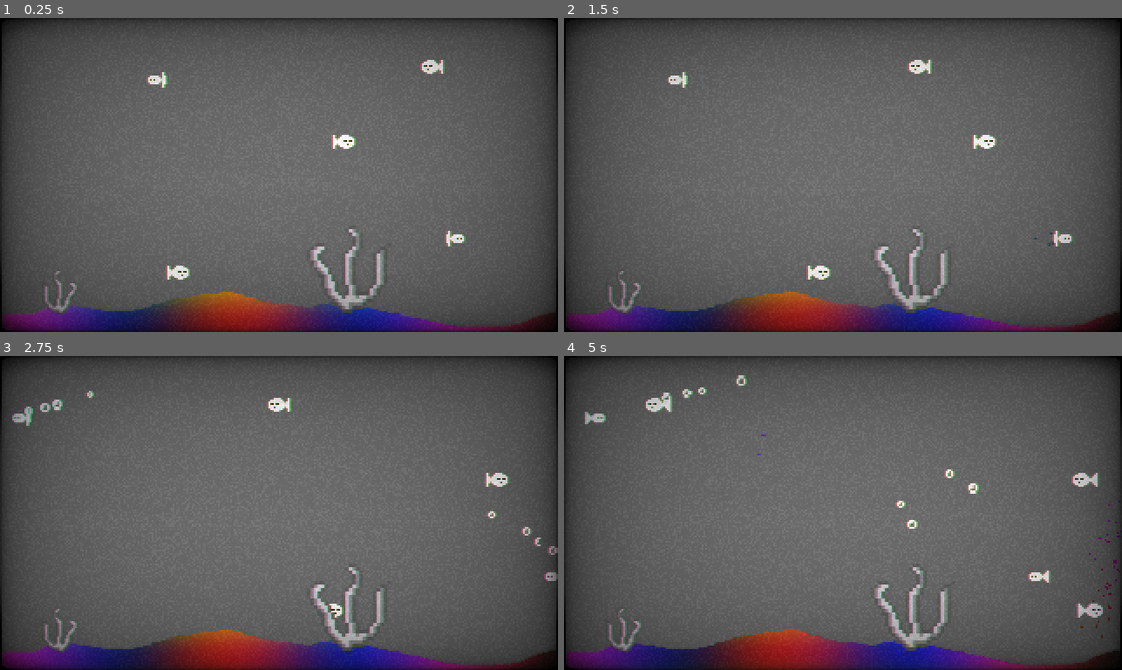
Above: before the commit, frames 1-4 (two rows, left to right).
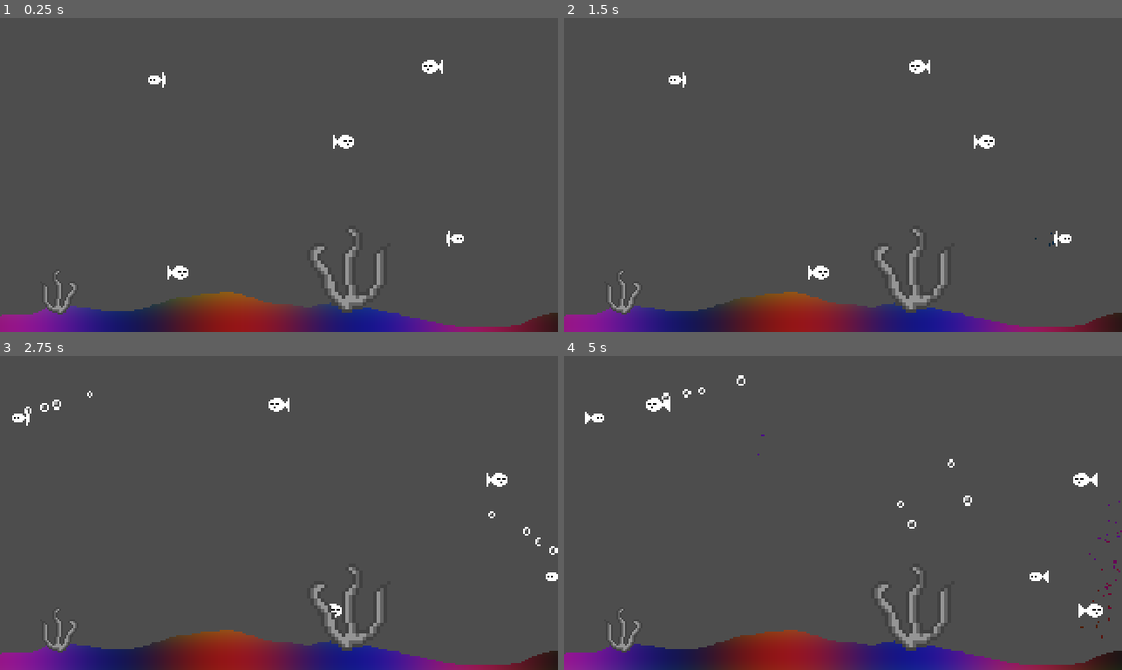
Above: after the commit, the same moments.

Repository: Source-6/Aquarium
Game: Godot game, scene res://node_2d.tscn
Two runs of this game, one before a commit and one after it. Both use one fixed random seed, a clock stepped at 60 frames per second and the inputs below.
Inputs (mouse positions are in pixels of both pictures, inside the frame that each line leads up to):
- Up to frame 1 (0.25 s): no input
- Up to frame 2 (1.5 s): click (843, 175) at 0.6 s; move the mouse to (1049, 240) at 1.27 s; right-click (1049, 240) at 1.35 s
- Up to frame 3 (2.75 s): click (485, 578) at 1.55 s; move the mouse to (100, 418) at 2.02 s; click (100, 418) at 2.1 s
- Up to frame 4 (5 s): move the mouse to (893, 610) at 2.77 s; click (893, 610) at 2.85 s; move the mouse to (1105, 478) at 3.52 s; hold Right mouse button (feed) 3.53-4.28 s; click (1105, 478) at 3.8 s; move the mouse to (753, 406) at 4.27 s; click (753, 406) at 4.35 s

The runs differ from the first frame. In frame 1, 32% of the frame differs, in the area x 0-100%, y 0-100%; in frame 2, 32%; in frame 3, 33%; in frame 4, 33%.

Commit message:
added sounds fx (knock and bubbles

Diff:
--- a/canvas_layer.gd
+++ b/canvas_layer.gd
@@ -2,6 +2,7 @@
 @onready var collision_shape_2d: CollisionShape2D = $Area2D/CollisionShape2D
 @onready var area_2d: Area2D = $Area2D
 @onready var cpu_particles_2d: CPUParticles2D = $Area2D/CPUParticles2D
+@onready var audioKnock: AudioStreamPlayer2D = $AudioStreamPlayer2D
 
 
 var mousePos
@@ -22,6 +23,8 @@
 	if Input.is_action_pressed("feed") :
 		cpu_particles_2d.emitting = true
 		cpu_particles_2d.position = collision_shape_2d.get_global_mouse_position()
+	if Input.is_action_just_pressed("moveSomething"):
+		audioKnock.play()
 
 
 	if Input.is_action_just_released("feed"):
--- /dev/null
+++ b/default_bus_layout.tres
@@ -0,0 +1,15 @@
+[gd_resource type="AudioBusLayout" format=3 uid="uid://dmp6ca7cnjwrt"]
+
+[resource]
+bus/1/name = &"bubbles"
+bus/1/solo = false
+bus/1/mute = false
+bus/1/bypass_fx = false
+bus/1/volume_db = 0.0
+bus/1/send = &"Master"
+bus/2/name = &"knock"
+bus/2/solo = false
+bus/2/mute = false
+bus/2/bypass_fx = false
+bus/2/volume_db = 0.0694828
+bus/2/send = &"Master"
--- a/fishbehavior.gd
+++ b/fishbehavior.gd
@@ -4,6 +4,7 @@
 @onready var fishVisual: AnimatedSprite2D = $FishVisual
 @onready var medium_fish: Fish = $"."
 @onready var cpu_particles_2d: CPUParticles2D = $CPUParticles2D
+@onready var audioBubbles: AudioStreamPlayer2D = $AudioStreamPlayer2D
 
 
 
@@ -40,6 +41,7 @@
 		linear_velocity += Vector2(impulse*5,0)
 		cpu_particles_2d.emitting = true
 		alreadyPressed = true
+		audioBubbles.play()
 	elif Input.is_action_just_released("moveSomething") && alreadyPressed:
 		alreadyPressed = false
 
--- a/node_2d.tscn
+++ b/node_2d.tscn
@@ -8,7 +8,13 @@
 [ext_resource type="Shader" uid="uid://j2jmuqesukm7" path="res://shader/groundShader.gdshader" id="3_4d7sh"]
 [ext_resource type="Texture2D" uid="uid://kyxorsmmnhiv" path="res://assets/midgroundAquarium.png" id="3_rj586"]
 [ext_resource type="PackedScene" uid="uid://cmegqgjmby1qs" path="res://scenes_object/seaweed.tscn" id="4_0hol4"]
+[ext_resource type="AudioStream" uid="uid://blt36xpje2efd" path="res://assets/Sounds/knock1.wav" id="4_d2bti"]
 [ext_resource type="PackedScene" uid="uid://c5nef0gc22vo" path="res://scenes_object/BigSeaweed.tscn" id="5_q6r6c"]
+[ext_resource type="AudioStream" uid="uid://dra5d3yblaflh" path="res://assets/Sounds/knock2.wav" id="5_ta5nu"]
+[ext_resource type="AudioStream" uid="uid://6o13f3j6td1" path="res://assets/Sounds/knock3.wav" id="6_flf07"]
+[ext_resource type="AudioStream" uid="uid://b2n8w0wateb4u" path="res://assets/Sounds/knock4.wav" id="7_k73cj"]
+[ext_resource type="AudioStream" uid="uid://dt383v5gu600j" path="res://assets/Sounds/knock5.wav" id="8_rjqkl"]
+[ext_resource type="AudioStream" uid="uid://do2cxdkm31u8s" path="res://assets/Sounds/knock6.wav" id="9_fs4d3"]
 
 [sub_resource type="ShaderMaterial" id="ShaderMaterial_ir8iy"]
 shader = ExtResource("3_4d7sh")
@@ -26,6 +32,15 @@
 metadata/_snap_enabled = true
 metadata/_snap_count = 100
 
+[sub_resource type="AudioStreamRandomizer" id="AudioStreamRandomizer_7vxoj"]
+streams_count = 6
+stream_0/stream = ExtResource("4_d2bti")
+stream_1/stream = ExtResource("5_ta5nu")
+stream_2/stream = ExtResource("6_flf07")
+stream_3/stream = ExtResource("7_k73cj")
+stream_4/stream = ExtResource("8_rjqkl")
+stream_5/stream = ExtResource("9_fs4d3")
+
 [sub_resource type="ShaderMaterial" id="ShaderMaterial_hqns4"]
 shader = ExtResource("2_4d7sh")
 shader_parameter/overlay = false
@@ -42,7 +57,7 @@
 shader_parameter/noise_opacity = 0.010000000475
 shader_parameter/noise_speed = 5.0
 shader_parameter/static_noise_intensity = 0.06
-shader_parameter/aberration = 0.010000047974999982
+shader_parameter/aberration = 0.01000004797499998
 shader_parameter/brightness = 1.4
 shader_parameter/discolor = false
 shader_parameter/warp_amount = 0.02000000095
@@ -61,6 +76,7 @@
 offset_right = 40.0
 offset_bottom = 40.0
 texture = ExtResource("3_rj586")
+metadata/_edit_use_anchors_ = true
 
 [node name="Area2D" type="Area2D" parent="CanvasLayer"]
 
@@ -92,6 +108,11 @@
 color = Color(0.5019608, 0.2509804, 0.5294118, 1)
 color_ramp = SubResource("Gradient_d21ai")
 
+[node name="AudioStreamPlayer2D" type="AudioStreamPlayer2D" parent="CanvasLayer"]
+stream = SubResource("AudioStreamRandomizer_7vxoj")
+volume_db = -10.0
+bus = &"knock"
+
 [node name="SmallFish" parent="." instance=ExtResource("2_epypp")]
 position = Vector2(254, 127)
 
@@ -100,15 +121,12 @@
 
 [node name="MediumFish" parent="." instance=ExtResource("2_0e48y")]
 position = Vector2(93, 146)
-alreadyPressed = false
 
 [node name="MediumFish2" parent="." instance=ExtResource("2_0e48y")]
 position = Vector2(188, 71)
-alreadyPressed = false
 
 [node name="MediumFish3" parent="." instance=ExtResource("2_0e48y")]
 position = Vector2(257, 28)
-alreadyPressed = false
 
 [node name="Seaweed" parent="." instance=ExtResource("4_0hol4")]
 position = Vector2(37, 155)
@@ -117,6 +135,7 @@
 position = Vector2(202, 139)
 
 [node name="TextureRect" type="TextureRect" parent="."]
+visible = false
 material = SubResource("ShaderMaterial_hqns4")
 anchors_preset = 15
 anchor_right = 1.0
--- a/scenes_object/BigSeaweed.tscn
+++ b/scenes_object/BigSeaweed.tscn
@@ -1,9 +1,10 @@
-[gd_scene load_steps=8 format=3 uid="uid://c5nef0gc22vo"]
+[gd_scene load_steps=10 format=3 uid="uid://c5nef0gc22vo"]
 
 [ext_resource type="Script" uid="uid://dybsuhxrifxme" path="res://seaweed.gd" id="1_jkn2i"]
 [ext_resource type="Texture2D" uid="uid://cfeaunlqtau7f" path="res://assets/bigSeaweed_0001.png" id="2_jkn2i"]
 [ext_resource type="Texture2D" uid="uid://bfxnhu3jynrrf" path="res://assets/bigSeaweed_0002.png" id="3_01g7u"]
 [ext_resource type="Texture2D" uid="uid://bgse2k7e5j5rt" path="res://assets/bubble.png" id="4_401mn"]
+[ext_resource type="AudioStream" uid="uid://bmt73k3xdokql" path="res://assets/Sounds/bubbles.wav" id="5_01g7u"]
 
 [sub_resource type="RectangleShape2D" id="RectangleShape2D_d21ai"]
 
@@ -24,6 +25,11 @@
 [sub_resource type="AtlasTexture" id="AtlasTexture_rj586"]
 atlas = ExtResource("4_401mn")
 region = Rect2(4.750576, 4.6628532, 4.6147957, 5.0343246)
+
+[sub_resource type="AudioStreamRandomizer" id="AudioStreamRandomizer_ifl35"]
+random_pitch = 1.5
+streams_count = 1
+stream_0/stream = ExtResource("5_01g7u")
 
 [node name="Seaweed" type="Area2D"]
 script = ExtResource("1_jkn2i")
@@ -55,5 +61,9 @@
 tangential_accel_max = 50.0
 scale_amount_max = 1.5
 
+[node name="AudioStreamPlayer2D" type="AudioStreamPlayer2D" parent="."]
+stream = SubResource("AudioStreamRandomizer_ifl35")
+pitch_scale = 0.6
+
 [connection signal="input_event" from="." to="." method="_on_input_event"]
 [connection signal="timeout" from="Timer" to="." method="_on_timer_timeout"]
--- a/scenes_object/fish_rigidbody.tscn
+++ b/scenes_object/fish_rigidbody.tscn
@@ -1,9 +1,10 @@
-[gd_scene load_steps=9 format=3 uid="uid://bvoph2p8t4tdl"]
+[gd_scene load_steps=11 format=3 uid="uid://bvoph2p8t4tdl"]
 
 [ext_resource type="Script" uid="uid://doi5r8353r6w3" path="res://fishbehavior.gd" id="1_ua60t"]
 [ext_resource type="Texture2D" uid="uid://cqeayh8jiejgs" path="res://assets/fishAnim_0001.png" id="2_h40vn"]
 [ext_resource type="Texture2D" uid="uid://8dlrudumgt50" path="res://assets/fishAnim_0002.png" id="3_xgbb6"]
 [ext_resource type="Texture2D" uid="uid://bgse2k7e5j5rt" path="res://assets/bubble.png" id="4_xgbb6"]
+[ext_resource type="AudioStream" uid="uid://bmt73k3xdokql" path="res://assets/Sounds/bubbles.wav" id="5_8jh4s"]
 
 [sub_resource type="PhysicsMaterial" id="PhysicsMaterial_epypp"]
 friction = 0.0
@@ -27,6 +28,11 @@
 [sub_resource type="AtlasTexture" id="AtlasTexture_xgbb6"]
 atlas = ExtResource("4_xgbb6")
 region = Rect2(4.750576, 4.6628532, 4.6147957, 5.0343246)
+
+[sub_resource type="AudioStreamRandomizer" id="AudioStreamRandomizer_8jh4s"]
+random_pitch = 1.2
+streams_count = 1
+stream_0/stream = ExtResource("5_8jh4s")
 
 [node name="MediumFish" type="RigidBody2D"]
 collision_mask = 0
@@ -65,5 +71,9 @@
 tangential_accel_max = 50.0
 scale_amount_max = 1.5
 
+[node name="AudioStreamPlayer2D" type="AudioStreamPlayer2D" parent="."]
+stream = SubResource("AudioStreamRandomizer_8jh4s")
+bus = &"bubbles"
+
 [connection signal="input_event" from="." to="." method="_on_rigid_body_2d_input_event"]
 [connection signal="screen_exited" from="FishVisual/VisibleOnScreenNotifier2D" to="." method="_on_visible_on_screen_notifier_2d_screen_exited"]
--- a/scenes_object/seaweed.tscn
+++ b/scenes_object/seaweed.tscn
@@ -1,9 +1,10 @@
-[gd_scene load_steps=8 format=3 uid="uid://cmegqgjmby1qs"]
+[gd_scene load_steps=10 format=3 uid="uid://cmegqgjmby1qs"]
 
 [ext_resource type="Script" uid="uid://dybsuhxrifxme" path="res://seaweed.gd" id="1_6e0ne"]
 [ext_resource type="Texture2D" uid="uid://dt5n4axq3sbhd" path="res://assets/algue_0001.png" id="2_6e0ne"]
 [ext_resource type="Texture2D" uid="uid://h70p171xphf1" path="res://assets/algue_0002.png" id="3_qebxa"]
 [ext_resource type="Texture2D" uid="uid://bgse2k7e5j5rt" path="res://assets/bubble.png" id="4_im7ec"]
+[ext_resource type="AudioStream" uid="uid://bmt73k3xdokql" path="res://assets/Sounds/bubbles.wav" id="5_qebxa"]
 
 [sub_resource type="RectangleShape2D" id="RectangleShape2D_d21ai"]
 
@@ -24,6 +25,11 @@
 [sub_resource type="AtlasTexture" id="AtlasTexture_rj586"]
 atlas = ExtResource("4_im7ec")
 region = Rect2(4.750576, 4.6628532, 4.6147957, 5.0343246)
+
+[sub_resource type="AudioStreamRandomizer" id="AudioStreamRandomizer_qebxa"]
+random_pitch = 1.5
+streams_count = 1
+stream_0/stream = ExtResource("5_qebxa")
 
 [node name="Seaweed" type="Area2D"]
 script = ExtResource("1_6e0ne")
@@ -55,5 +61,10 @@
 tangential_accel_max = 50.0
 scale_amount_max = 1.5
 
+[node name="AudioStreamPlayer2D" type="AudioStreamPlayer2D" parent="."]
+stream = SubResource("AudioStreamRandomizer_qebxa")
+pitch_scale = 0.6
+bus = &"bubbles"
+
 [connection signal="input_event" from="." to="." method="_on_input_event"]
 [connection signal="timeout" from="Timer" to="." method="_on_timer_timeout"]
--- a/scenes_object/small_fish.tscn
+++ b/scenes_object/small_fish.tscn
@@ -1,9 +1,10 @@
-[gd_scene load_steps=9 format=3 uid="uid://cv5w0leu4whay"]
+[gd_scene load_steps=11 format=3 uid="uid://cv5w0leu4whay"]
 
 [ext_resource type="Script" uid="uid://o8g5f11asuvb" path="res://rigid_body_2d_4.gd" id="1_0m5o2"]
 [ext_resource type="Texture2D" uid="uid://hor4hfdjq5jm" path="res://assets/fishsmallAnim_0001.png" id="2_4baht"]
 [ext_resource type="Texture2D" uid="uid://cbh85bbdw2oes" path="res://assets/fishsmallAnim_0002.png" id="3_oh2b1"]
 [ext_resource type="Texture2D" uid="uid://bgse2k7e5j5rt" path="res://assets/bubble.png" id="4_4baht"]
+[ext_resource type="AudioStream" uid="uid://bmt73k3xdokql" path="res://assets/Sounds/bubbles.wav" id="5_oh2b1"]
 
 [sub_resource type="PhysicsMaterial" id="PhysicsMaterial_kdubu"]
 
@@ -26,6 +27,11 @@
 [sub_resource type="AtlasTexture" id="AtlasTexture_oh2b1"]
 atlas = ExtResource("4_4baht")
 region = Rect2(4.750576, 4.6628532, 4.6147957, 5.0343246)
+
+[sub_resource type="AudioStreamRandomizer" id="AudioStreamRandomizer_oh2b1"]
+random_pitch = 1.2
+streams_count = 1
+stream_0/stream = ExtResource("5_oh2b1")
 
 [node name="SmallFish" type="RigidBody2D"]
 collision_mask = 0
@@ -65,5 +71,9 @@
 tangential_accel_max = 50.0
 scale_amount_max = 1.5
 
+[node name="AudioStreamPlayer2D" type="AudioStreamPlayer2D" parent="."]
+stream = SubResource("AudioStreamRandomizer_oh2b1")
+bus = &"bubbles"
+
 [connection signal="input_event" from="." to="." method="_on_rigid_body_2d_input_event"]
 [connection signal="screen_exited" from="FishVisual/VisibleOnScreenNotifier2D" to="." method="_on_visible_on_screen_notifier_2d_screen_exited"]
--- a/seaweed.gd
+++ b/seaweed.gd
@@ -3,6 +3,7 @@
 @onready var animated_sprite_2d: AnimatedSprite2D = $AnimatedSprite2D
 @onready var timer: Timer = $Timer
 @onready var cpu_particles_2d: CPUParticles2D = $CPUParticles2D
+@onready var audioBubblesSeaweed: AudioStreamPlayer2D = $AudioStreamPlayer2D
 
 
 # Called when the node enters the scene tree for the first time.
@@ -20,6 +21,7 @@
 		animated_sprite_2d.play()
 		timer.start(1)
 		cpu_particles_2d.emitting = true
+		audioBubblesSeaweed.play()
 
 
 
Not shown, added: assets/Sounds/bubbles.wav.import
Not shown, added: assets/Sounds/knock1.wav.import
Not shown, added: assets/Sounds/knock2.wav.import
Not shown, added: assets/Sounds/knock3.wav.import
Not shown, added: assets/Sounds/knock4.wav.import
Not shown, added: assets/Sounds/knock5.wav.import
Not shown, added: assets/Sounds/knock6.wav.import
Not shown: 1 places in node_2d.tscn that only renumber resources
Not shown, added: assets/Sounds/bubbles.wav
Not shown, added: assets/Sounds/knock1.wav
Not shown, added: assets/Sounds/knock2.wav
Not shown, added: assets/Sounds/knock3.wav
(and 3 more such lines)
